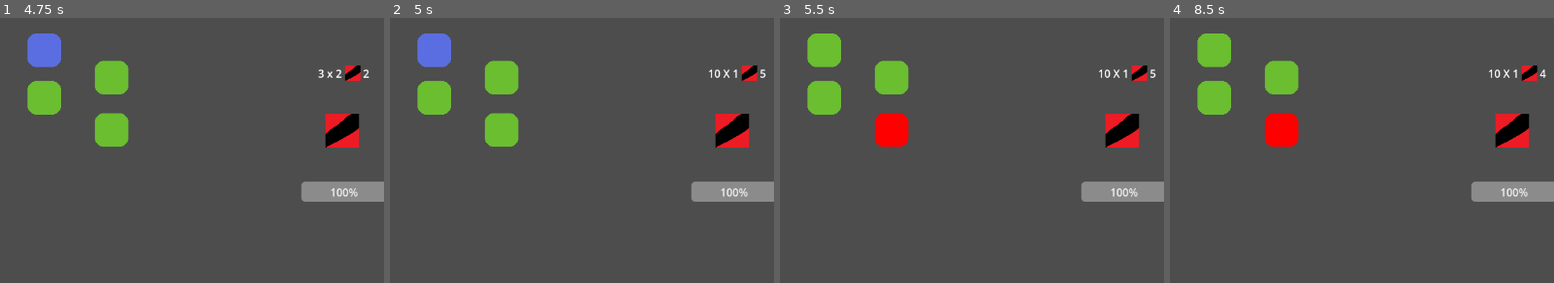
Above: before the commit, frames 1-4 (left to right).
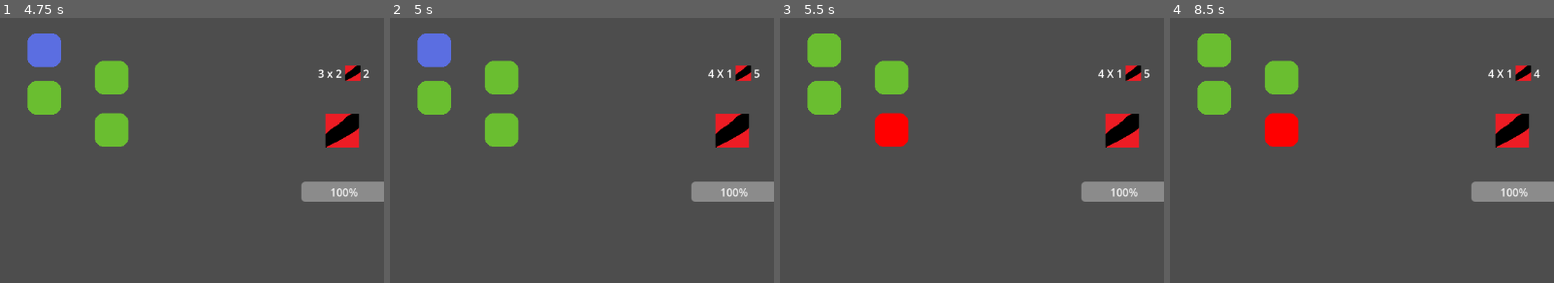
Above: after the commit, the same moments.

Repository: MarGamaDev/PuyoPuyoLike
Game: Godot game, scene res://Scenes/combat.tscn
Two runs of this game, one before a commit and one after it. Both use one fixed random seed, a clock stepped at 60 frames per second and the inputs below. The engine's default icon, where the game draws it, is replaced by a stand-in: a white triangle on a blue panel in a dark square.
Inputs:
- Up to frame 1 (4.75 s): click "start" at 0.5 s; click "drop junk" at 1.25 s; click "Reset" at 2 s; click "start" at 2.75 s; tap Enter at 3.5 s; hold D (puyo_right) 3.53-4.28 s; tap 1 (TESTING_player_spawn) at 3.6 s; tap Space at 4.25 s; hold S (puyo_down) from 4.28 s (still down); tap J (puyo_rotate) at 4.35 s
- Up to frame 2 (5 s): keep holding S (puyo_down)
- Up to frame 3 (5.5 s): release S (puyo_down) at 5.03 s; hold D (puyo_right) from 5.03 s (still down); tap 1 (TESTING_player_spawn) at 5.1 s
- Up to frame 4 (8.5 s): tap Enter at 5.75, 8 s; tap J (puyo_rotate) at 5.85, 7.35 s; tap Space at 6.5 s; release D (puyo_right) at 6.53 s; hold A (puyo_left) 6.53-8.03 s; tap 1 (TESTING_player_spawn) at 6.6, 8.1 s; hold S (puyo_down) from 8.03 s (still down)
The pictures show only the part of the screen within x 28-78%, y 0-50%; the shares and areas given below are measured in that part.

Frame 1 is identical in both runs. In frame 2, 0.5% of the frame differs, in the area x 82-98%, y 17-24%; in frame 3, 0.5%; in frame 4, 0.5%.

Commit message:
fixed shield bug

Diff:
--- a/Resources/EnemyAttacks/test_enemy_attack_1.tres
+++ b/Resources/EnemyAttacks/test_enemy_attack_1.tres
@@ -4,7 +4,7 @@
 
 [resource]
 script = ExtResource("1_fqmwc")
-damage = 10
+damage = 4
 number_of_swings = 1
 number_of_turns_till_swing = 6
 attack_type = 0
--- a/Scripts/Combat/player.gd
+++ b/Scripts/Combat/player.gd
@@ -19,7 +19,8 @@
 	var damage_taken = 0
 	for i in range(attack.number_of_swings):
 		damage_taken += handle_damage(attack.damage)
-
+		print(damage_taken)
+	#add shield = 0 if we want to have the shield resent between attacks
 	on_player_damage_taken.emit(damage_taken, attack.attack_type)
 
 func add_counter(counter_gained: int) -> void:
@@ -32,18 +33,32 @@
 
 func handle_damage(damage: int) -> int:
 	if damage <= counter:
+		print("countered")
 		on_counter_triggered.emit(counter)
 		counter = 0
 		return 0
 
-	if shield > 0:
+	if shield == damage:
+		on_shield_lost.emit(shield)
+		shield = 0
+		return 0
+	elif damage < shield:
 		shield -= damage
-		if shield <= 0:
-			on_shield_lost.emit(damage - shield)
-			shield = 0
-			return -shield
-		else:
-			return 0
+		return 0
+	else:
+		damage -= shield
+		on_shield_lost.emit(damage - shield)
+		shield = 0
+		return damage
+
+	#if shield > 0:
+		#shield -= damage
+		#if shield <= 0:
+			#on_shield_lost.emit(damage - shield)
+			#shield = 0
+			#return -shield
+		#else:
+			#return 0
 
 	return damage
 
